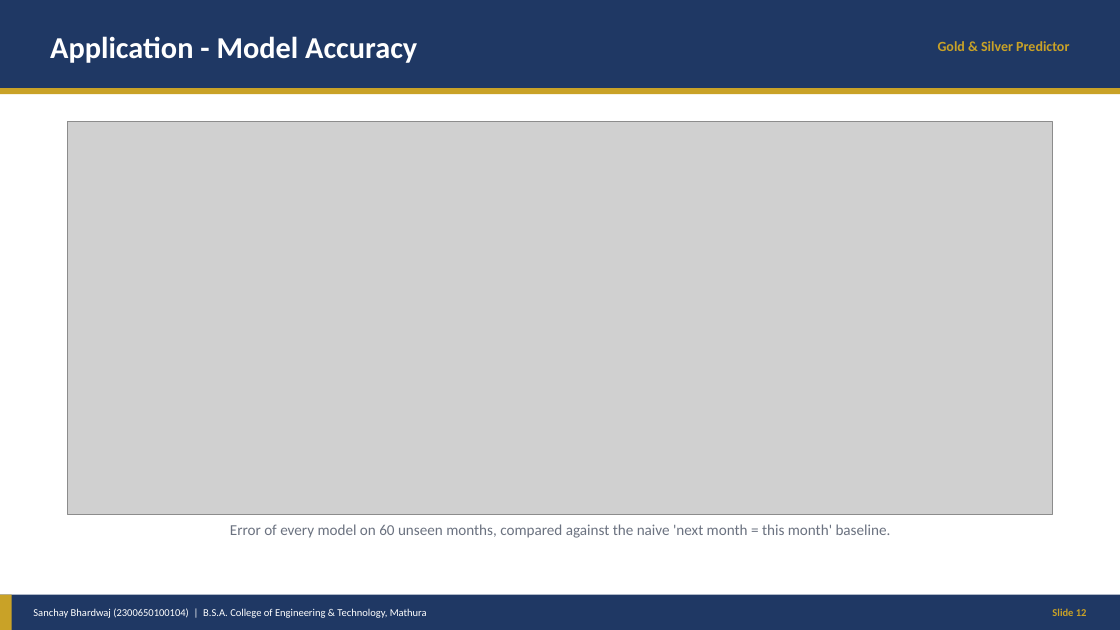
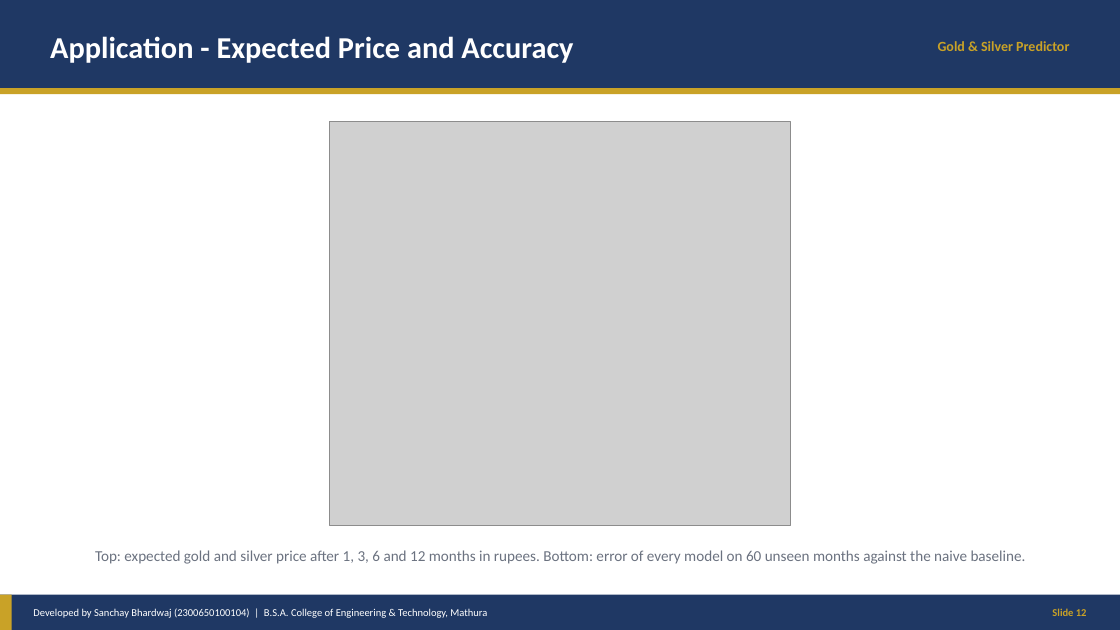
Before and after one commit to sanchaybhardwaj411-alt/gold-price-prediction, a slide deck: slide 12 of docs/Gold-Price-Prediction-Presentation.pptx. Drawn at 1120x630 pixels with LibreOffice and Linux fonts; fonts in the diff are those of the drawing; grey boxes stand for pictures. Boxes give left, top, right and bottom in pixels: in the first picture for what was removed or moved away, otherwise in the second. Text is boxed around its words. In the diff, an @@ line names an element or a change of style, - is before the commit and + after.

Commit message:
Make the dashboard fit one screen and show the live rate moving
The old page needed scrolling and the price looked frozen, which made it hard to
trust that anything was live. Everything now sits above the fold, the header
carries the developer credit, and each metal card keeps a short tick history so
the rate visibly moves on its own.

```diff
--- a/docs/Gold-Price-Prediction-Presentation.pptx
+++ b/docs/Gold-Price-Prediction-Presentation.pptx
@@ text at box(50, 36, 573, 63): text changed @@
-Application - Model Accuracy
+Application - Expected Price and Accuracy
@@ picture: place and size @@
-picture at box(67, 122, 1053, 514)
+picture at box(329, 122, 790, 525)
@@ text at box(95, 550, 1026, 564): text changed @@
-Error of every model on 60 unseen months, compared against the naive 'next month = this month' baseline.
+Top: expected gold and silver price after 1, 3, 6 and 12 months in rupees. Bottom: error of every model on 60 unseen months against the naive baseline.
@@ text at box(33, 608, 487, 618): text changed @@
-Sanchay Bhardwaj (2300650100104) | B.S.A. College of Engineering & Technology, Mathura
+Developed by Sanchay Bhardwaj (2300650100104) | B.S.A. College of Engineering & Technology, Mathura
```
Also in this commit, not shown: 12 other slides changed, 9 other files.
